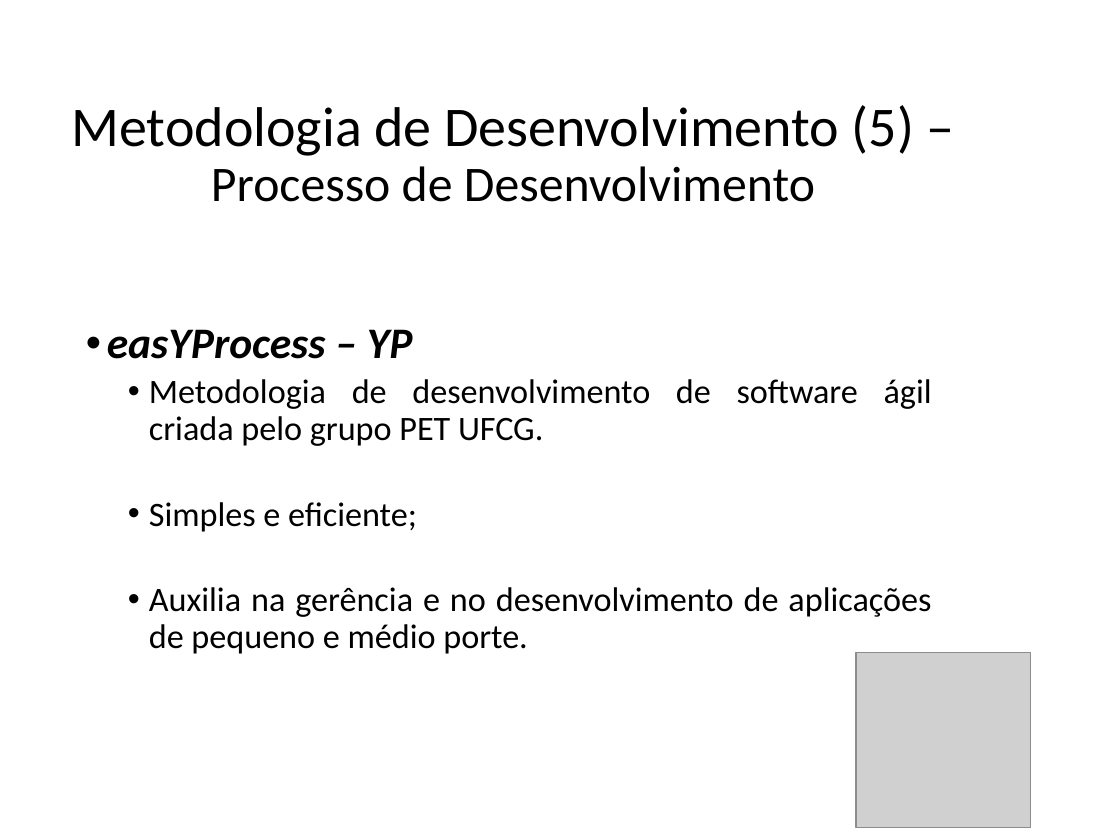
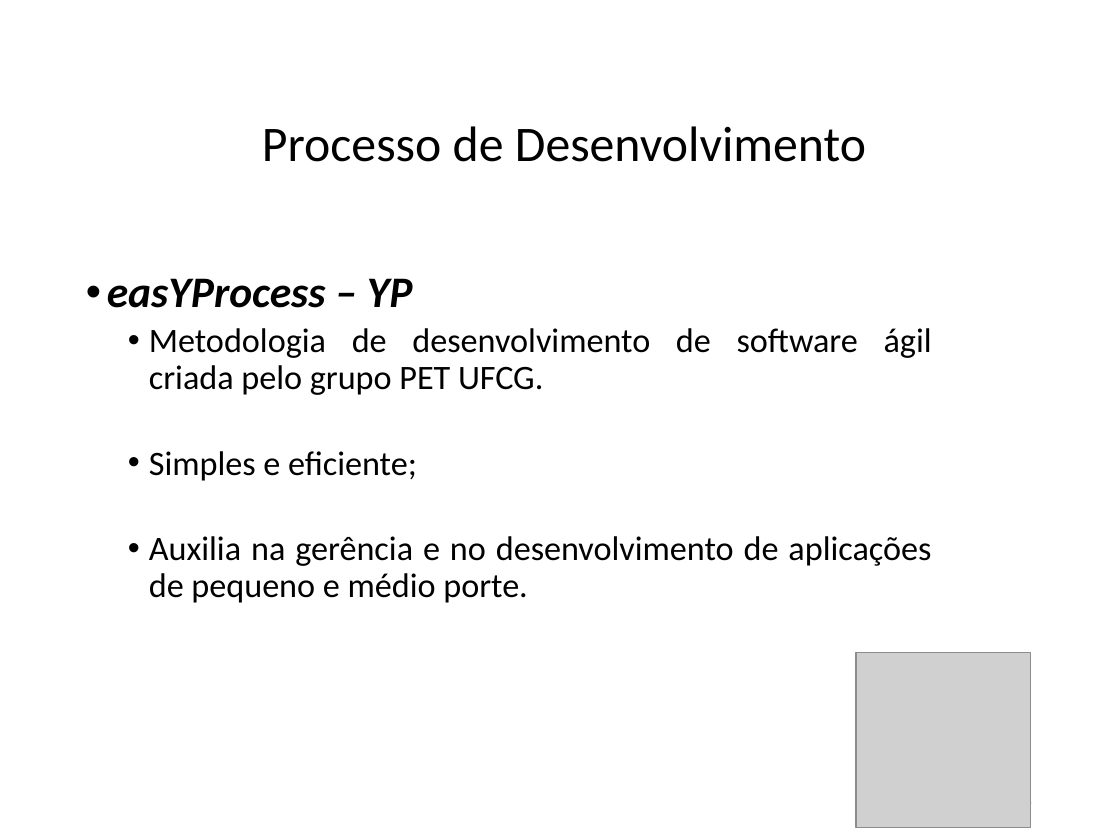
Before and after one commit to FatimaFerreiradeSousa/TCC-Mobile-Leaning, a slide deck: slide 14 of TCC - Documento/TCC II.pptx (slide 12 before the commit). Drawn at 1120x840 pixels with LibreOffice and Linux fonts; fonts in the diff are those of the drawing; grey boxes stand for pictures. Boxes give left, top, right and bottom in pixels: in the first picture for what was removed or moved away, otherwise in the second. Text is boxed around its words. In the diff, an @@ line names an element or a change of style, - is before the commit and + after.

```diff
--- a/TCC - Documento/TCC II.pptx
+++ b/TCC - Documento/TCC II.pptx
@@ title at (x1=262, y1=126, x2=866, y2=162): text changed; size 36 to 32 pt @@
-Metodologia de Desenvolvimento (5) – Processo de Desenvolvimento
+Processo de Desenvolvimento
@@ text "easYProcess – YP" moved from (x1=107, y1=329, x2=932, y2=654) to (x1=107, y1=278, x2=932, y2=603) @@
```
Also in this commit, not shown: 4 other slides changed, 2 slides added, 5 slides removed, 4 other files.
